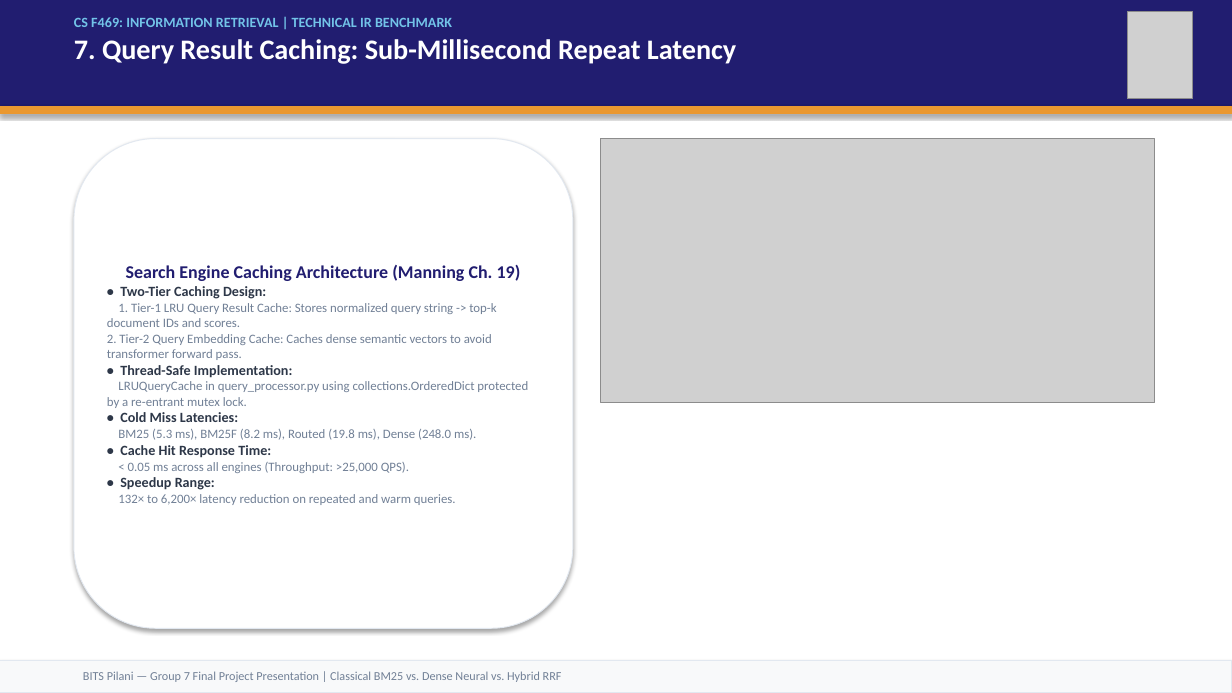
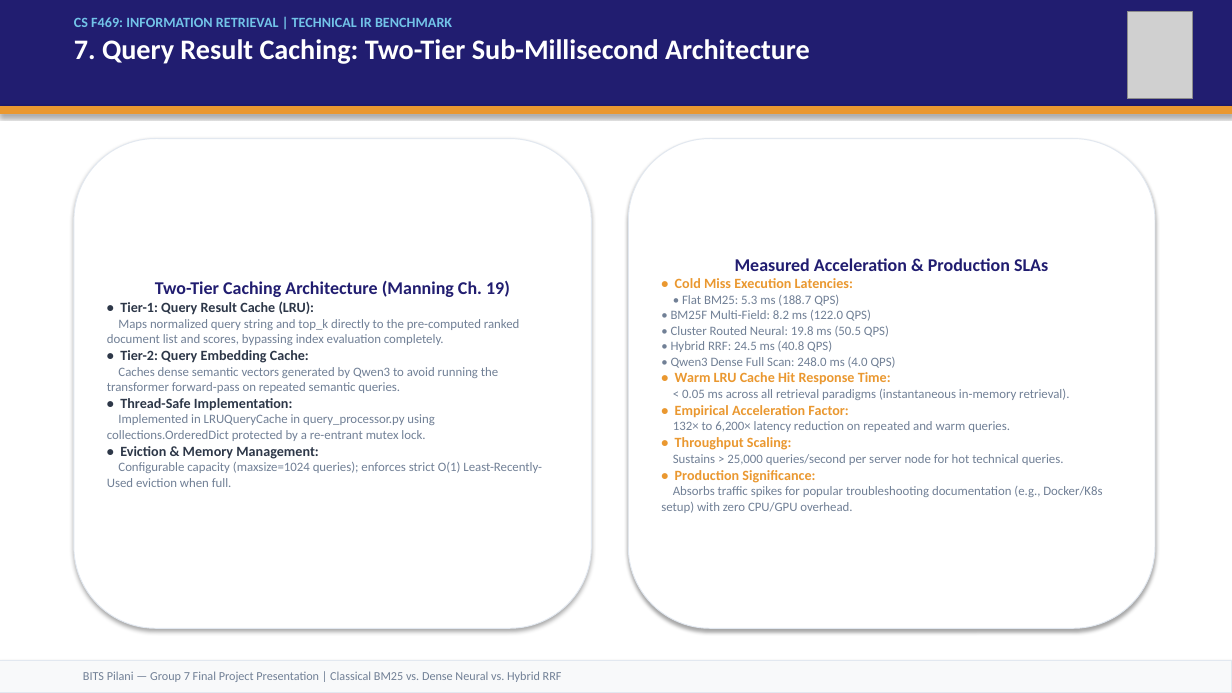
Before and after one commit to vishrutbhushan/ir-benchmark, a slide deck: slide 8 of presentation/IR_Benchmark_Presentation.pptx. Drawn at 1232x693 pixels with LibreOffice and Linux fonts; fonts in the diff are those of the drawing; grey boxes stand for pictures. Boxes give left, top, right and bottom in pixels: in the first picture for what was removed or moved away, otherwise in the second. Text is boxed around its words. In the diff, an @@ line names an element or a change of style, - is before the commit and + after.

```diff
--- a/presentation/IR_Benchmark_Presentation.pptx
+++ b/presentation/IR_Benchmark_Presentation.pptx
@@ text at <box>74,39,810,64</box>: text changed @@
-7. Query Result Caching: Sub-Millisecond Repeat Latency
+7. Query Result Caching: Two-Tier Sub-Millisecond Architecture
@@ rounded rectangle "Two-Tier Caching Architecture (Manning Ch. ...": place and size @@
-rounded rectangle "Two-Tier Caching Architecture (Manning Ch. ..." at <box>74,139,573,628</box>
+rounded rectangle "Two-Tier Caching Architecture (Manning Ch. ..." at <box>74,139,592,628</box>
@@ picture removed at <box>601,139,1155,403</box> @@
@@ rounded rectangle added at <box>628,139,1155,628</box>, fill #FFFFFF, outline #E2E8F0 0.75 pt, 10 pt, text #718096 @@
+Measured Acceleration & Production SLAs
+• Cold Miss Execution Latencies:
+• Flat BM25: 5.3 ms (188.7 QPS)
+• BM25F Multi-Field: 8.2 ms (122.0 QPS)
+• Cluster Routed Neural: 19.8 ms (50.5 QPS)
+• Hybrid RRF: 24.5 ms (40.8 QPS)
+• Qwen3 Dense Full Scan: 248.0 ms (4.0 QPS)
+• Warm LRU Cache Hit Response Time:
+< 0.05 ms across all retrieval paradigms (instantaneous in-memory retrieval).
+• Empirical Acceleration Factor:
+132× to 6,200× latency reduction on repeated and warm queries.
+• Throughput Scaling:
+Sustains > 25,000 queries/second per server node for hot technical queries.
+• Production Significance:
+Absorbs traffic spikes for popular troubleshooting documentation (e.g., Docker/K8s setup) with zero CPU/GPU overhead.
@@ text in rounded rectangle at <box>107,281,520,393</box>: text changed @@
-Search Engine Caching Architecture (Manning Ch. 19)
-• Two-Tier Caching Design:
-1. Tier-1 LRU Query Result Cache: Stores normalized query string -> top-k document IDs and scores.
-2. Tier-2 Query Embedding Cache: Caches dense semantic vectors to avoid transformer forward pass.
+Two-Tier Caching Architecture (Manning Ch. 19)
+• Tier-1: Query Result Cache (LRU):
+Maps normalized query string and top_k directly to the pre-computed ranked document list and scores, bypassing index evaluation completely.
+• Tier-2: Query Embedding Cache:
+Caches dense semantic vectors generated by Qwen3 to avoid running the transformer forward-pass on repeated semantic queries.
@@ text in rounded rectangle at <box>107,414,542,487</box>: text changed @@
-LRUQueryCache in query_processor.py using collections.OrderedDict protected by a re-entrant mutex lock.
-• Cold Miss Latencies:
-BM25 (5.3 ms), BM25F (8.2 ms), Routed (19.8 ms), Dense (248.0 ms).
-• Cache Hit Response Time:
-< 0.05 ms across all engines (Throughput: >25,000 QPS).
-• Speedup Range:
-132× to 6,200× latency reduction on repeated and warm queries.
+Implemented in LRUQueryCache in query_processor.py using collections.OrderedDict protected by a re-entrant mutex lock.
+• Eviction & Memory Management:
+Configurable capacity (maxsize=1024 queries); enforces strict O(1) Least-Recently-Used eviction when full.
```
Also in this commit, not shown: 4 other slides changed, 6 other files.
